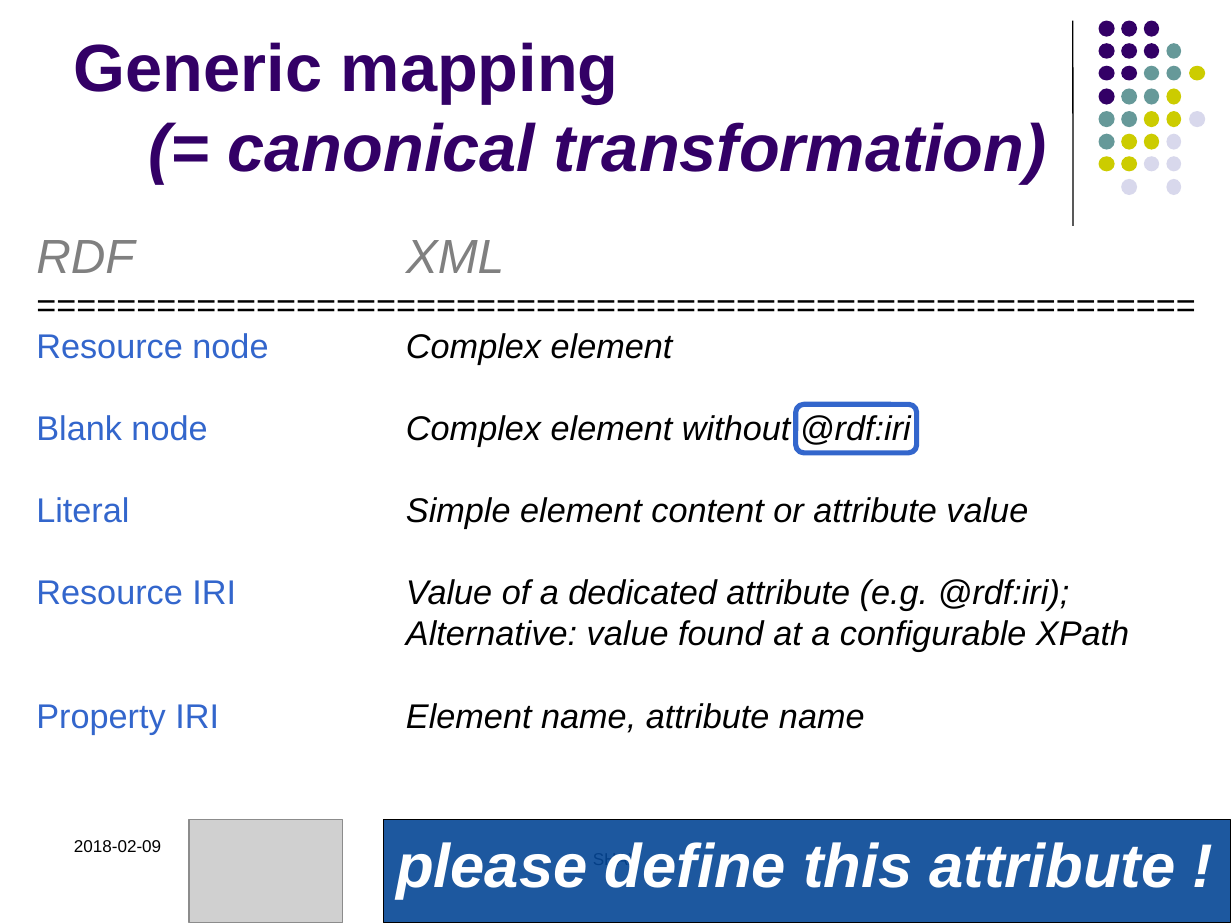
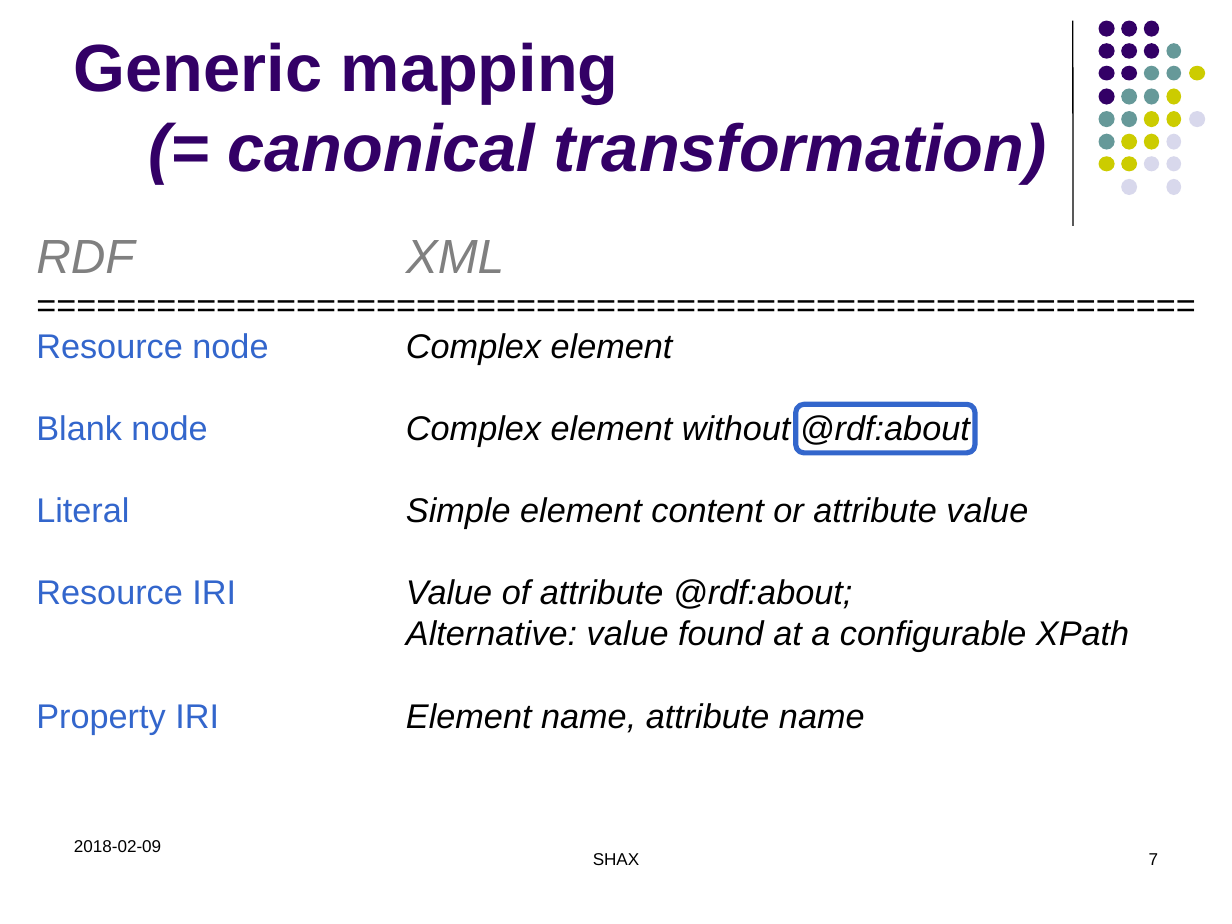
Before and after one commit to hrennau/shax, a slide deck: slide 7 of doc/shax-xmlprague-2018-presentation.pptx. Drawn at 1232x924 pixels with LibreOffice and Linux fonts; fonts in the diff are those of the drawing; grey boxes stand for pictures. Boxes give left, top, right and bottom in pixels: in the first picture for what was removed or moved away, otherwise in the second. Text is boxed around its words. In the diff, an @@ line names an element or a change of style, - is before the commit and + after.

Commit message:
Documentation - incorporated suggestion from Steven Pemberton, concerning @rdf:about.

```diff
--- a/doc/shax-xmlprague-2018-presentation.pptx
+++ b/doc/shax-xmlprague-2018-presentation.pptx
@@ text at (x1=36, y1=415, x2=970, y2=446): text changed @@
-Blank node Complex element without @rdf:iri
+Blank node Complex element without @rdf:about
@@ rounded rectangle resized from (x1=796, y1=404, x2=917, y2=452) to (x1=796, y1=404, x2=975, y2=452) @@
@@ text at (x1=36, y1=579, x2=852, y2=609): text changed @@
-Resource IRI Value of a dedicated attribute (e.g. @rdf:iri);
+Resource IRI Value of attribute @rdf:about;
@@ picture removed at (x1=190, y1=819, x2=344, y2=923) @@
@@ rectangle removed at (x1=383, y1=819, x2=1230, y2=923) @@
-please define this attribute !
```
